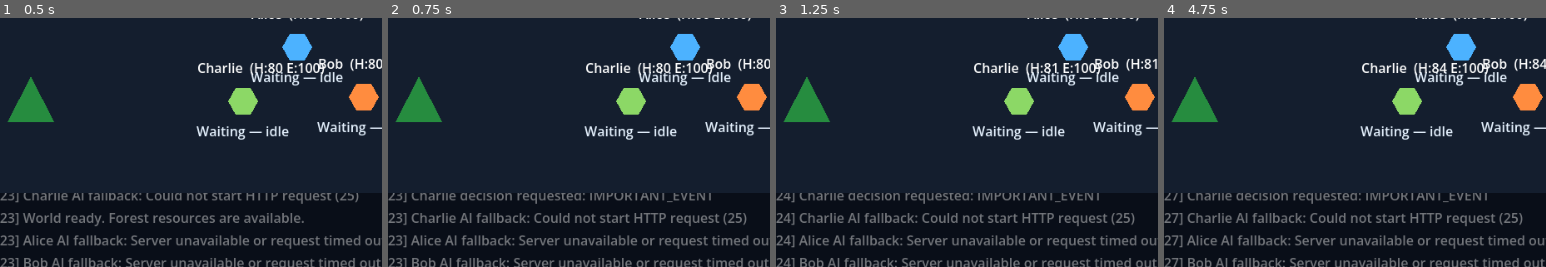
Above: before the commit, frames 1-4 (left to right).
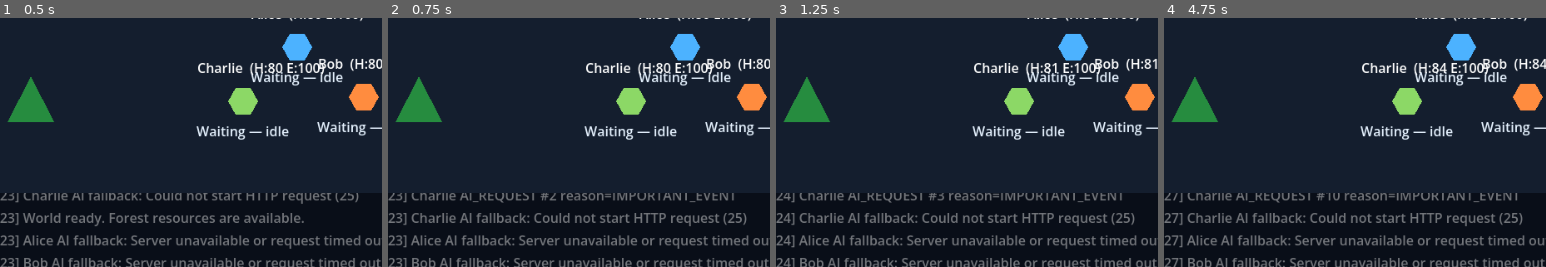
Above: after the commit, the same moments.

Repository: pfalli/AI_World
Game: Godot game, scene res://scenes/world.tscn
Two runs of this game, one before a commit and one after it. Both use one fixed random seed, a clock stepped at 60 frames per second and the inputs below.
Inputs (mouse positions are % of the whole screen's width and height, from its top left):
- Up to frame 1 (0.5 s): no input
- Up to frame 2 (0.75 s): tap Enter at 0.5 s; move the mouse to (73, 45) at 0.52 s; click (73, 45) at 0.67 s
- Up to frame 3 (1.25 s): no input
- Up to frame 4 (4.75 s): tap Space at 1.25, 3.5 s; move the mouse to (29, 56) at 1.27 s; click (29, 56) at 1.42 s; move the mouse to (60, 27) at 2.02 s; click (60, 27) at 2.17 s; tap Enter at 2.75, 4.25 s; move the mouse to (45, 72) at 2.77 s; click (45, 72) at 2.92 s; move the mouse to (81, 66) at 3.52 s; click (81, 66) at 3.67 s; move the mouse to (19, 34) at 4.27 s; click (19, 34) at 4.42 s
The pictures show only the part of the screen within x 7-57%, y 38-88%; the shares and areas given below are measured in that part.

Frame 1 is identical in both runs. In frame 2, 1.3% of the frame differs, in the area x 18-91%, y 70-75%; in frame 3, 1.3%; in frame 4, 1.4%, in the area x 18-93%, y 70-75%.

Commit message:
debug: fixing loop, TALK is always first and EAT is repeating too many times even if not hunger

Diff:
--- a/game/scripts/agent.gd
+++ b/game/scripts/agent.gd
@@ -16,8 +16,10 @@
 const GOALS := ["find_food", "find_water", "rest", "explore", "socialize", "help_agent", "idle"]
 const SPEED := 115.0
 const CONTEXT_LIMIT := 8
+enum ActionState { IDLE, APPROACHING_TARGET, EXECUTING, COMPLETED, FAILED }
 var current_action := "wait"
 var current_goal := "idle"
+var action_state := ActionState.IDLE
 var relationships: Dictionary = {}
 var inventory: Dictionary = {"berry": 0}
 var known_locations: Dictionary = {}
@@ -34,6 +36,10 @@
 var _last_messages: Dictionary = {}
 var _decision_in_flight := false
 var _destination := Vector2.ZERO
+var _pending_intent: Dictionary = {}
+var _urgent_hunger_armed := true
+var _urgent_thirst_armed := true
+var ai_request_count := 0
 var _client: AIClient
 var _world: Node
 
@@ -49,11 +55,12 @@
 	_decision_loop()
 
 func _physics_process(_delta: float) -> void:
-	if current_action == "wander" or current_action == "talk":
+	if current_action == "wander" or current_action == "talk" or action_state == ActionState.APPROACHING_TARGET:
 		velocity = global_position.direction_to(_destination) * SPEED
 		if global_position.distance_to(_destination) < 5.0:
 			velocity = Vector2.ZERO
-			if current_action == "wander": _action_complete = true
+			if action_state == ActionState.APPROACHING_TARGET: _world.arrived_at_target(self)
+			elif current_action == "wander": mark_action_completed()
 		move_and_slide()
 
 func _decision_loop() -> void:
@@ -61,17 +68,21 @@
 		var trigger := should_request_decision()
 		if not trigger.is_empty():
 			_decision_reason = trigger
-			_world.log_event("%s decision requested: %s" % [agent_name, trigger])
+			ai_request_count += 1
+			_world.log_event("%s AI_REQUEST #%s reason=%s" % [agent_name, ai_request_count, trigger])
 			_decision_in_flight = true
 			_client.request_decision(_world.build_observation(self))
 		await get_tree().create_timer(0.5).timeout
 
 func should_request_decision() -> String:
 	if _decision_in_flight: return ""
+	if action_state == ActionState.APPROACHING_TARGET: return ""
 	if not pending_messages.is_empty(): return "MESSAGE_RECEIVED"
 	if _important_event: return "IMPORTANT_EVENT"
-	if hunger >= 85: return "URGENT_NEED"
-	if thirst >= 85: return "THIRST_THRESHOLD"
+	if hunger >= 70 and _urgent_hunger_armed:
+		_urgent_hunger_armed = false; return "HUNGER_URGENT"
+	if thirst >= 70 and _urgent_thirst_armed:
+		_urgent_thirst_armed = false; return "THIRST_URGENT"
 	if _action_complete: return "ACTION_COMPLETE"
 	if _world.world_tick - last_decision_tick >= decision_interval: return "DECISION_TIMEOUT"
 	return ""
@@ -87,6 +98,7 @@
 	if not ACTIONS.has(action): action = "wait"
 	if not GOALS.has(current_goal): current_goal = "idle"
 	last_reason = str(decision.get("reason", "No reason provided."))
+	action_state = ActionState.EXECUTING
 	_world.log_event("%s decision %s target=%s" % [agent_name, action.to_upper(), str(decision.get("target_id", ""))])
 	_world.execute_intent(self, action, str(decision.get("target_id", "")), str(decision.get("message", "")), decision.get("parameters", {}))
 	pending_messages.clear()
@@ -168,7 +180,23 @@
 	current_action = "talk"; _destination = target.global_position; _action_complete = false; update_status("To %s: %s" % [target.agent_name, message])
 
 func wait_safely() -> void:
-	current_action = "wait"; velocity = Vector2.ZERO; _action_complete = false; update_status("Waiting — %s" % current_goal)
+	current_action = "wait"; velocity = Vector2.ZERO; action_state = ActionState.IDLE; _action_complete = false; update_status("Waiting — %s" % current_goal)
+
+func begin_approach(intent: Dictionary, destination: Vector2, target_name: String) -> void:
+	_pending_intent = intent; _destination = destination; current_action = str(intent.action); action_state = ActionState.APPROACHING_TARGET; _action_complete = false
+	update_status("Approaching %s" % target_name)
+	_world.log_event("%s state=APPROACHING_TARGET target=%s" % [agent_name, target_name])
+
+func take_pending_intent() -> Dictionary:
+	var intent := _pending_intent; _pending_intent = {}; return intent
+
+func mark_action_completed() -> void:
+	action_state = ActionState.COMPLETED; _action_complete = true; _pending_intent = {}
+	_world.log_event("%s action completed" % agent_name)
+
+func mark_action_failed(reason: String) -> void:
+	action_state = ActionState.FAILED; _action_complete = true; _pending_intent = {}
+	_world.log_event("%s action failed: %s" % [agent_name, reason])
 
 func update_status(text: String) -> void:
 	$NameLabel.text = "%s  (H:%s E:%s)" % [agent_name, hunger, energy]
@@ -199,3 +227,5 @@
 	thirst = clampi(thirst + int(WorldConfig.THIRST_PER_TICK), 0, 100)
 	if current_action == "rest": energy = mini(100, energy + int(WorldConfig.REST_ENERGY_PER_TICK))
 	elif current_action != "wait": energy = maxi(0, energy - int(WorldConfig.ENERGY_ACTIVE_PER_TICK))
+	if hunger <= 55: _urgent_hunger_armed = true
+	if thirst <= 55: _urgent_thirst_armed = true
--- a/game/scripts/world.gd
+++ b/game/scripts/world.gd
@@ -110,9 +110,10 @@
 		"go_to_known": _go_to_known(agent, target_id)
 		"talk":
 			var target: WorldAgent = _agent_by_id(target_id)
-			if target == null or target == agent or agent.global_position.distance_to(target.global_position) > perception_radius:
-				log_event("%s TALK rejected: invalid, self, or unreachable target." % agent.agent_name)
-				agent.wait_safely()
+			if target == null or target == agent:
+				agent.mark_action_failed("INVALID_TARGET")
+			elif agent.global_position.distance_to(target.global_position) > WorldConfig.INTERACTION_DISTANCE:
+				_begin_approach(agent, action, target_id, message, parameters, target.global_position, target.agent_name)
 			elif not agent.can_talk_to(target_id, message):
 				log_event("%s TALK rejected: cooldown or repeated message." % agent.agent_name)
 				agent.wait_safely()
@@ -123,26 +124,44 @@
 		"wander": agent.set_wander_destination(_random_world_position(agent.global_position))
 		_: agent.wait_safely()
 
+func _begin_approach(agent: WorldAgent, action: String, target_id: String, message: String, parameters: Dictionary, destination: Vector2, target_name: String) -> void:
+	log_event("%s target distance=%s" % [agent.agent_name, roundi(agent.global_position.distance_to(destination))])
+	agent.begin_approach({"action": action, "target_id": target_id, "message": message, "parameters": parameters}, destination, target_name)
+
+func arrived_at_target(agent: WorldAgent) -> void:
+	var intent := agent.take_pending_intent()
+	if intent.is_empty(): agent.mark_action_failed("NAVIGATION_FAILED"); return
+	log_event("%s arrived at %s" % [agent.agent_name, str(intent.target_id)])
+	agent.action_state = WorldAgent.ActionState.EXECUTING
+	execute_intent(agent, str(intent.action), str(intent.target_id), str(intent.message), intent.parameters)
+
 func _gather(agent: WorldAgent, target_id: String) -> void:
 	var entity: Dictionary = environment_entities.get(target_id, {})
-	if entity.is_empty() or entity.type != "berry_bush" or int(entity.berries_available) <= 0 or agent.global_position.distance_to(Vector2(entity.world_position.x, entity.world_position.y)) > WorldConfig.INTERACTION_DISTANCE:
-		log_event("%s gather failed: unavailable or too far." % agent.agent_name); agent.wait_safely(); return
+	if entity.is_empty(): agent.mark_action_failed("TARGET_MISSING"); return
+	if entity.type != "berry_bush": agent.mark_action_failed("INVALID_TARGET"); return
+	if int(entity.berries_available) <= 0: agent.mark_action_failed("RESOURCE_EMPTY"); return
+	var distance := agent.global_position.distance_to(Vector2(entity.world_position.x, entity.world_position.y))
+	if distance > WorldConfig.INTERACTION_DISTANCE: _begin_approach(agent, "gather", target_id, "", {}, Vector2(entity.world_position.x, entity.world_position.y), str(entity.name)); return
 	entity.berries_available = int(entity.berries_available) - 1; environment_entities[target_id] = entity; agent.add_item("berry", 1)
-	log_event("%s gathered 1 Berry (inventory %s)." % [agent.agent_name, agent.get_item_count("berry")]); publish_event({"type": "resource_gathered", "actor_id": agent.agent_id, "target_id": target_id, "item": "berry", "quantity": 1, "position": entity.world_position})
+	log_event("%s gathered 1 Berry (inventory %s)." % [agent.agent_name, agent.get_item_count("berry")]); agent.mark_action_completed(); publish_event({"type": "resource_gathered", "actor_id": agent.agent_id, "target_id": target_id, "item": "berry", "quantity": 1, "position": entity.world_position})
 
 func _eat(agent: WorldAgent, item: String) -> void:
-	if not agent.remove_item(item, 1): log_event("%s eat failed: no %s." % [agent.agent_name, item]); agent.wait_safely(); return
-	agent.hunger = maxi(0, agent.hunger - WorldConfig.BERRY_NUTRITION); agent.wait_safely(); log_event("%s ate Berry. Hunger: %s" % [agent.agent_name, agent.hunger])
+	if not agent.remove_item(item, 1): agent.mark_action_failed("OUT_OF_INVENTORY"); return
+	agent.hunger = maxi(0, agent.hunger - WorldConfig.BERRY_NUTRITION); agent.mark_action_completed(); log_event("%s ate Berry. Hunger: %s" % [agent.agent_name, agent.hunger])
 
 func _drink(agent: WorldAgent, target_id: String) -> void:
 	var entity: Dictionary = environment_entities.get(target_id, {})
-	if entity.is_empty() or entity.type != "water" or agent.global_position.distance_to(Vector2(entity.world_position.x, entity.world_position.y)) > WorldConfig.INTERACTION_DISTANCE: log_event("%s drink failed." % agent.agent_name); agent.wait_safely(); return
-	agent.thirst = maxi(0, agent.thirst - WorldConfig.WATER_HYDRATION); agent.wait_safely(); log_event("%s drank water. Thirst: %s" % [agent.agent_name, agent.thirst])
+	if entity.is_empty(): agent.mark_action_failed("TARGET_MISSING"); return
+	if entity.type != "water": agent.mark_action_failed("INVALID_TARGET"); return
+	if agent.global_position.distance_to(Vector2(entity.world_position.x, entity.world_position.y)) > WorldConfig.INTERACTION_DISTANCE: _begin_approach(agent, "drink", target_id, "", {}, Vector2(entity.world_position.x, entity.world_position.y), str(entity.name)); return
+	var old_thirst := agent.thirst; agent.thirst = maxi(0, agent.thirst - WorldConfig.WATER_HYDRATION); agent.mark_action_completed(); log_event("%s drank water. Thirst: %s -> %s" % [agent.agent_name, old_thirst, agent.thirst])
 
 func _give(agent: WorldAgent, target_id: String, parameters: Dictionary) -> void:
-	var target := _agent_by_id(target_id); var quantity := int(parameters.get("quantity", 1))
-	if target == null or target == agent or quantity < 1 or not agent.remove_item(str(parameters.get("item", "berry")), quantity): log_event("%s give failed." % agent.agent_name); agent.wait_safely(); return
-	target.add_item("berry", quantity); target.change_relationship(agent.agent_id, WorldConfig.GIVE_TRUST, WorldConfig.GIVE_AFFINITY); log_event("%s gave %s berry to %s." % [agent.agent_name, quantity, target.agent_name])
+	var target: WorldAgent = _agent_by_id(target_id); var quantity: int = int(parameters.get("quantity", 1)); var item := str(parameters.get("item", "berry"))
+	if target == null or target == agent or quantity < 1: agent.mark_action_failed("INVALID_TARGET"); return
+	if agent.global_position.distance_to(target.global_position) > WorldConfig.INTERACTION_DISTANCE: _begin_approach(agent, "give", target_id, "", parameters, target.global_position, target.agent_name); return
+	if not agent.remove_item(item, quantity): agent.mark_action_failed("OUT_OF_INVENTORY"); return
+	target.add_item(item, quantity); target.change_relationship(agent.agent_id, WorldConfig.GIVE_TRUST, WorldConfig.GIVE_AFFINITY); agent.mark_action_completed(); log_event("%s gave %s %s to %s." % [agent.agent_name, quantity, item, target.agent_name])
 
 func _go_to_known(agent: WorldAgent, target_id: String) -> void:
 	var known: Dictionary = agent.known_locations.get(target_id, {}); if known.is_empty(): agent.wait_safely(); return
Not shown, changed: CODEX.md
Not shown, changed: HISTORY.md
